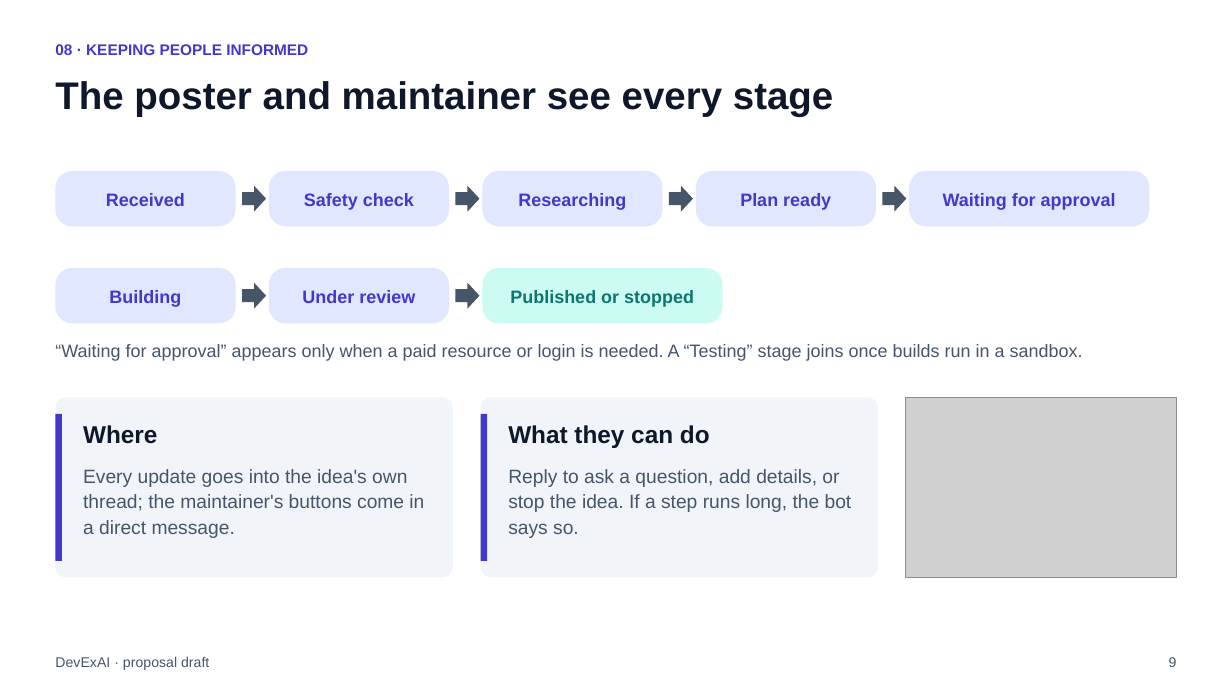
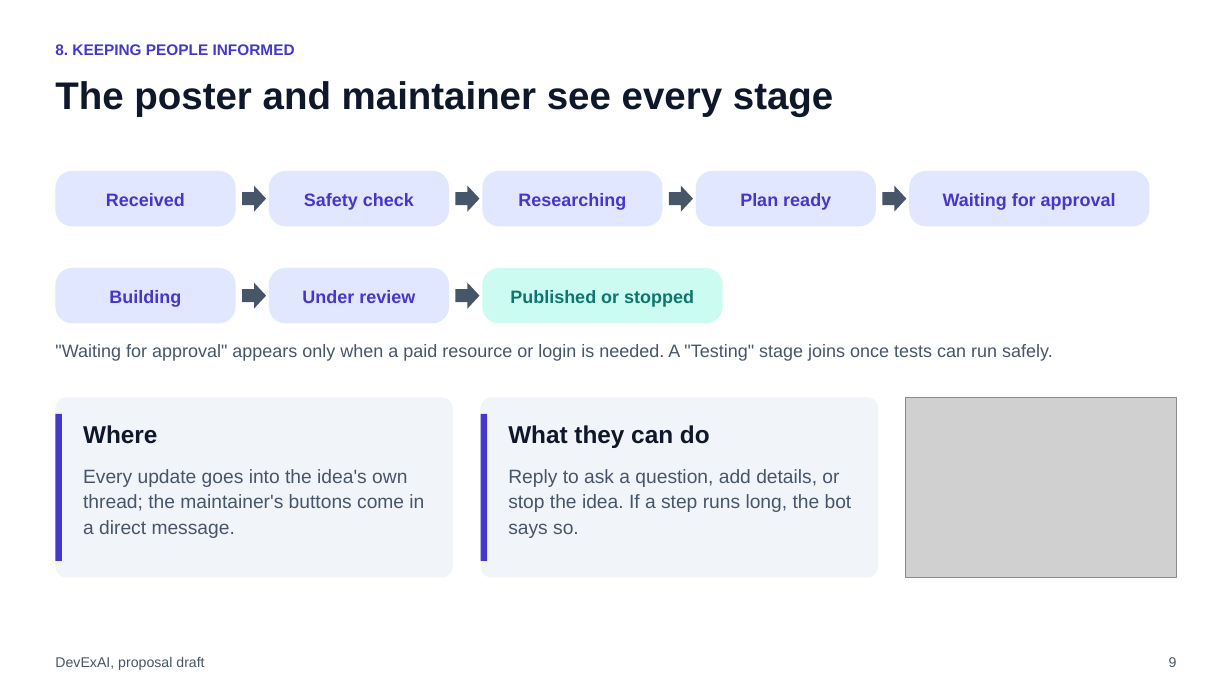
Before and after one commit to raghavsatyadev/DevExAI, a slide deck: slide 9 of DevExAI.pptx. Drawn at 1232x693 pixels with LibreOffice and Linux fonts; fonts in the diff are those of the drawing; grey boxes stand for pictures. Boxes give left, top, right and bottom in pixels: in the first picture for what was removed or moved away, otherwise in the second. Text is boxed around its words. In the diff, an @@ line names an element or a change of style, - is before the commit and + after.

```diff
--- a/DevExAI.pptx
+++ b/DevExAI.pptx
@@ text at box(55, 44, 295, 55): text changed @@
-08 · KEEPING PEOPLE INFORMED
+8. KEEPING PEOPLE INFORMED
@@ text at box(55, 344, 1053, 361): text changed @@
-“Waiting for approval” appears only when a paid resource or login is needed. A “Testing” stage joins once builds run in a sandbox.
+"Waiting for approval" appears only when a paid resource or login is needed. A "Testing" stage joins once tests can run safely.
@@ text at box(55, 656, 204, 670): text changed @@
-DevExAI · proposal draft
+DevExAI, proposal draft
```
Also in this commit, not shown: 18 other slides changed, 3 other files.
